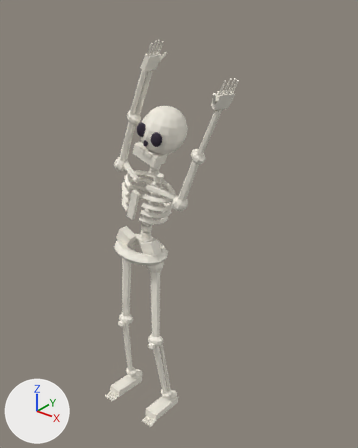
Renders of the glTF model assets/coach/coach_stretch_side_reach.glb from each side of a commit.
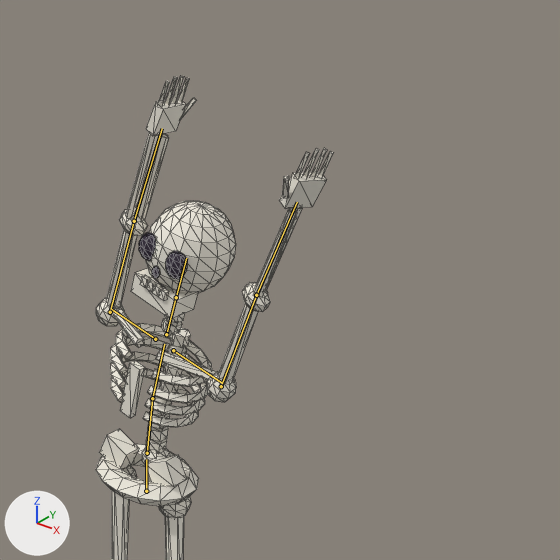
Old and new are each drawn whole from a camera (50 mm lens) standing at (1.54, -1.64, 2.22) and looking at (0.2, 0.04, 1.18) and again close up on the part from 18% to 100% of the width and 0% to 66% of the height. Arrows for +X, +Y and +Z are at lower left; the lights stay in place. The first two pictures are the older version. Both versions are drawn at frame 102 of the action 'demo_loop'; the numbers are the values there. The bones that change, and the others that lie on the model, are drawn over the model as lines in the close-ups. The close-ups show mesh edges as thin lines.

The first close-up shows 'CoachBones'.
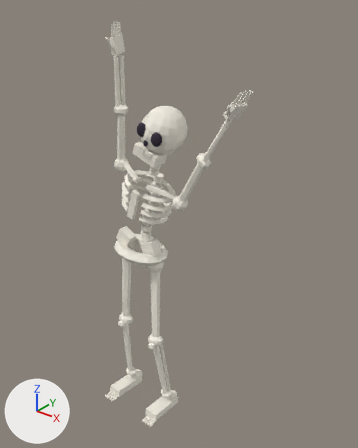
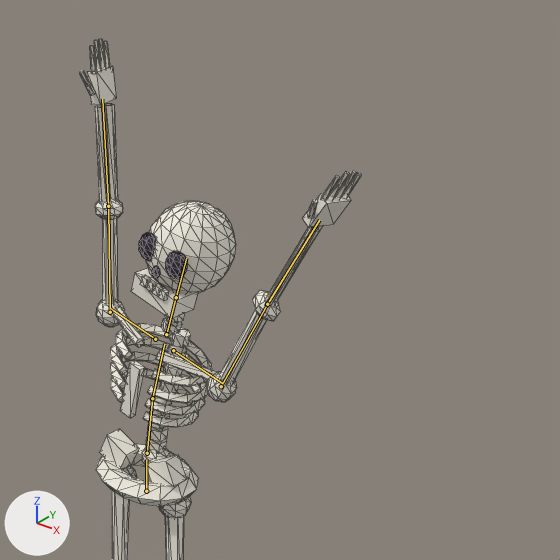
Diff of the bpy script that builds the scene:
```diff
--- a/assets/coach/coach_stretch_side_reach.glb.py
+++ b/assets/coach/coach_stretch_side_reach.glb.py
@@ bone_upper_arm_l @@
 bone_upper_arm_l = bpy.data.objects['Coach'].pose.bones['upper_arm.L']  # child of 'shoulder.L'
-bone_upper_arm_l.rotation_quaternion = (0.124, -0.038, 0.0, -0.992)  # degrees (-1, -4, -166)
+bone_upper_arm_l.rotation_quaternion = (0.18, 0.014, 0.0, -0.984)  # degrees (0, 2, -159)
@@ bone_upper_arm_r @@
 bone_upper_arm_r = bpy.data.objects['Coach'].pose.bones['upper_arm.R']  # child of 'shoulder.R'
-bone_upper_arm_r.rotation_quaternion = (0.021, -0.936, 0.0, 0.144)  # degrees (-177, 18, 0)
+bone_upper_arm_r.rotation_quaternion = (0.155, -0.004, 0.0, 0.988)  # degrees (0, 0, 162)
```

What differs and where, as boxes (x1, y1, x2, y2) in the close-ups (560 x 560 px):
'CoachBones', posed
    before: (96, 75, 333, 560)
    after: (80, 39, 361, 560)
bone 'upper_arm.L', root to tip
    before: (221, 386) to (256, 295)
    after: (221, 386) to (267, 304)
bone 'upper_arm.R', root to tip
    before: (110, 312) to (134, 221)
    after: (110, 312) to (108, 206)
